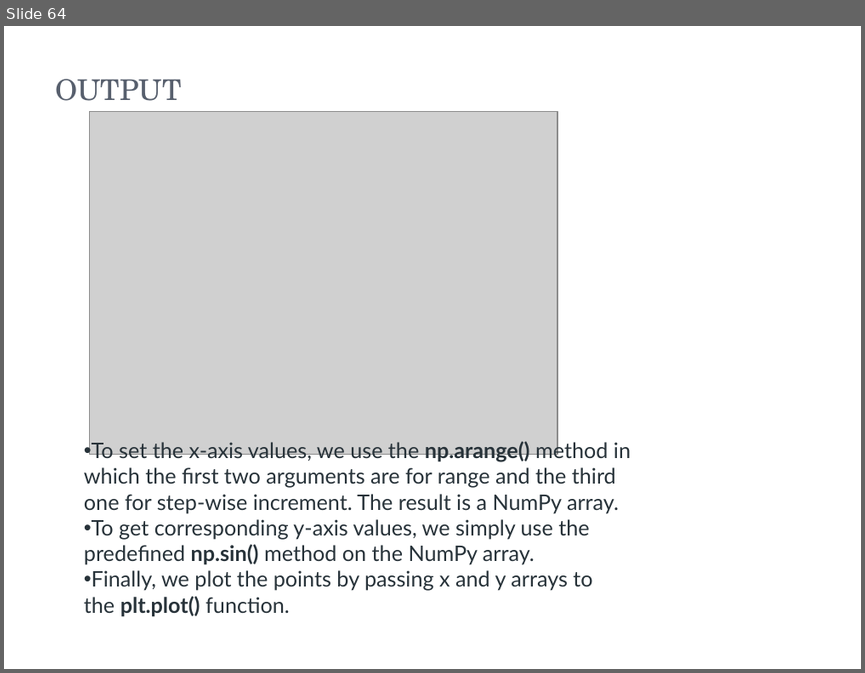
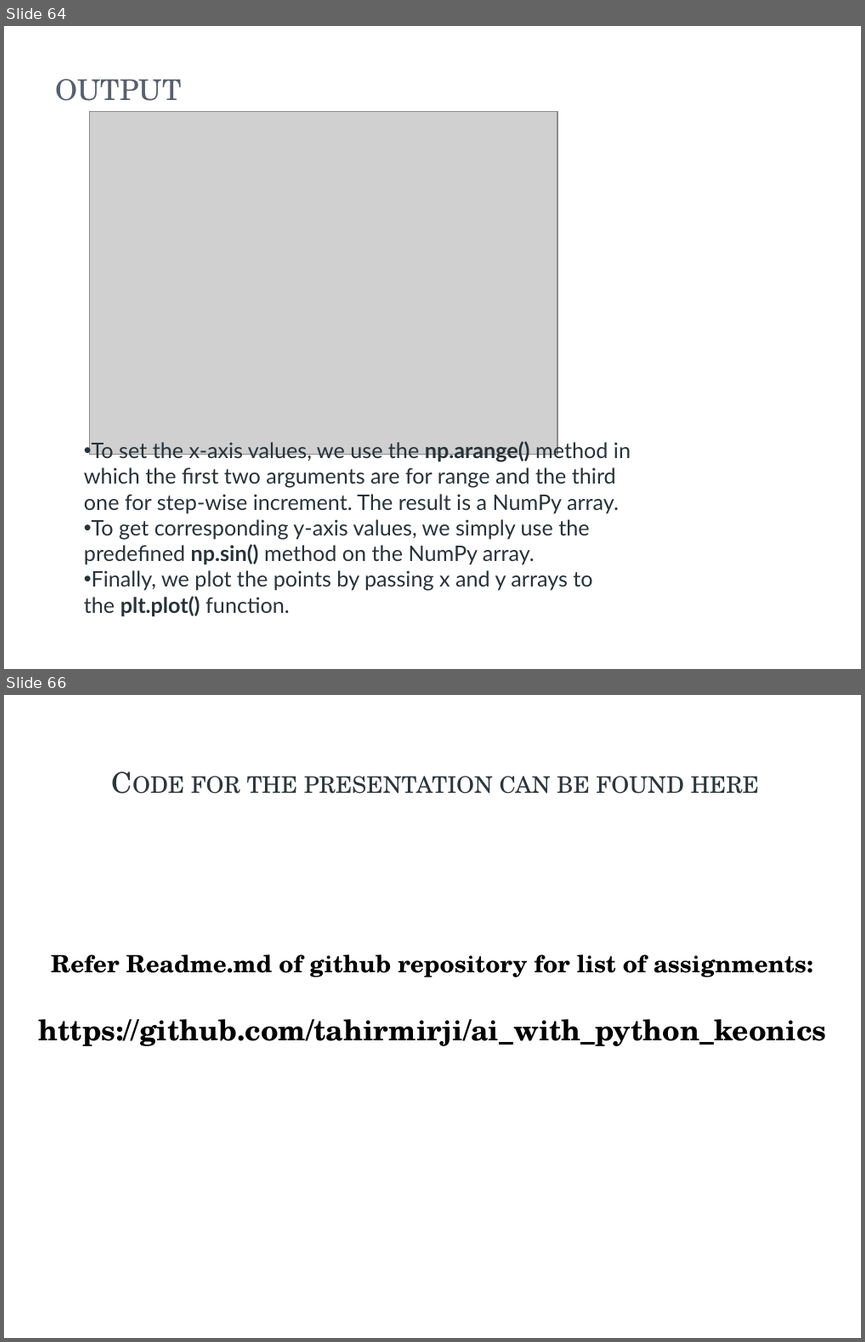
Before and after one commit to RashmivernekarN/ai_with_python_keonics, a slide deck: Module4/Module 4.pptx. Shown one above the other, each under a label of ours: slide 64 before the commit, slides 64 and 66 after it; the slides between them are not shown. The pictures are 865x673 and 865x1342 pixels, drawn with LibreOffice and Linux fonts; fonts in the diff are those of the drawing; grey boxes stand for pictures. Boxes give left, top, right and bottom in pixels: in the first picture for what was removed or moved away, otherwise in the second. Text is boxed around its words. In the diff, an @@ line names an element or a change of style, - is before the commit and + after.

```diff
--- a/Module4/Module 4.pptx
+++ b/Module4/Module 4.pptx
@@ slide 66 added at [4,695,861,1338], background #FFFFFF @@
@@ title added at [191,776,760,794], 24 pt, text #2C363A, small capitals @@
+Code for the presentation can be found here
@@ text added at [38,954,826,1046], 20 pt, text #000000, bold @@
+Refer Readme.md of github repository for list of assignments:
+https://github.com/tahirmirji/ai_with_python_keonics
```
Also in this commit, not shown: 7 slides changed, 2 other slides added, 1 slide removed, 10 other files.
